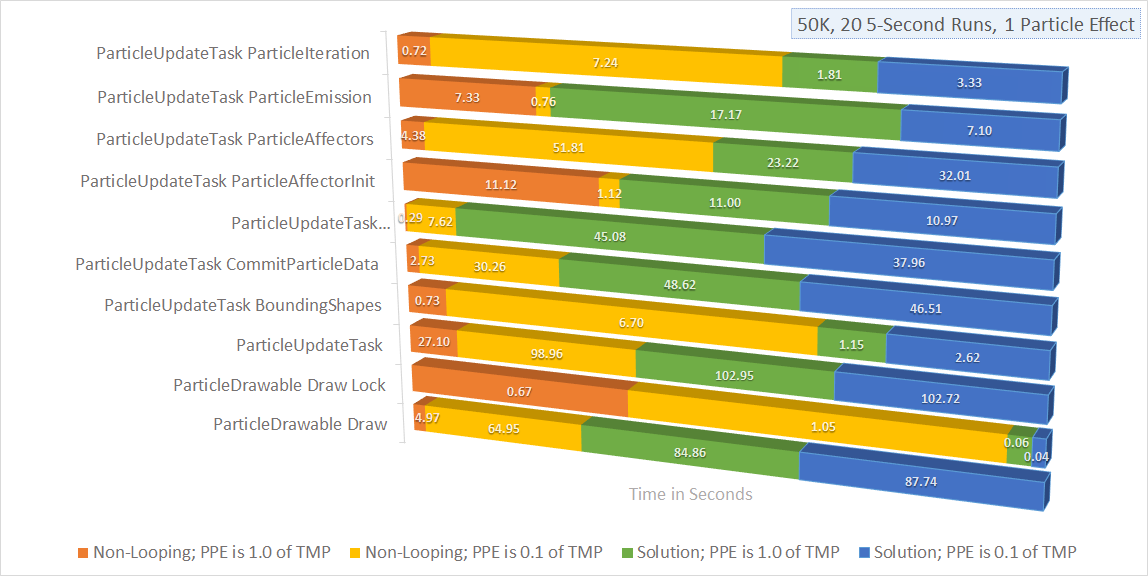
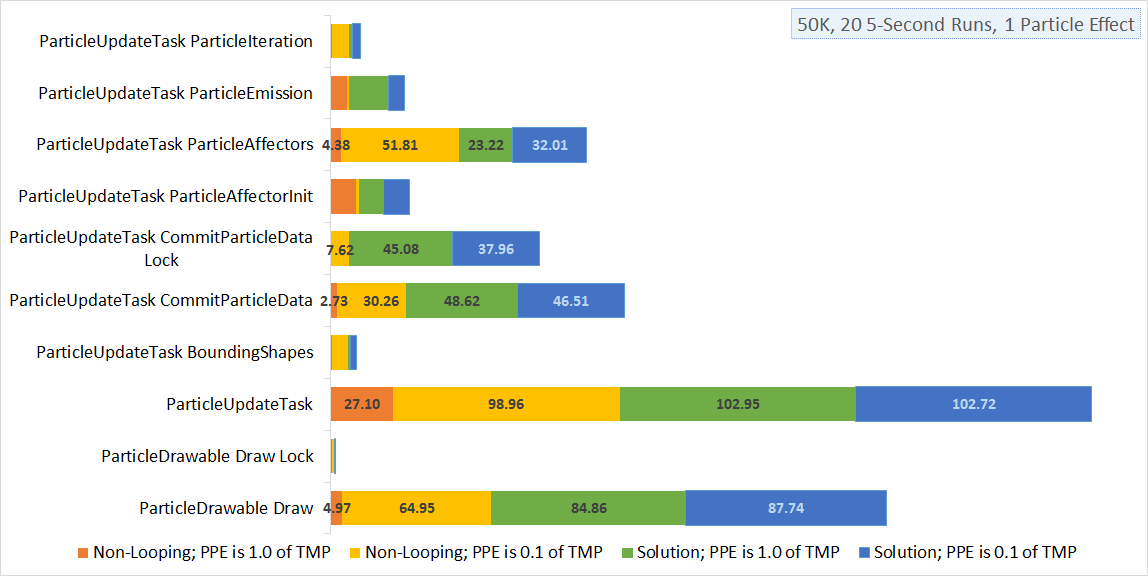
Comparing the layer stacks of the two 1148×576 images. Changes:
added layer "Layer 4" above "Layer 3" over (10, 15, 1092, 561)
